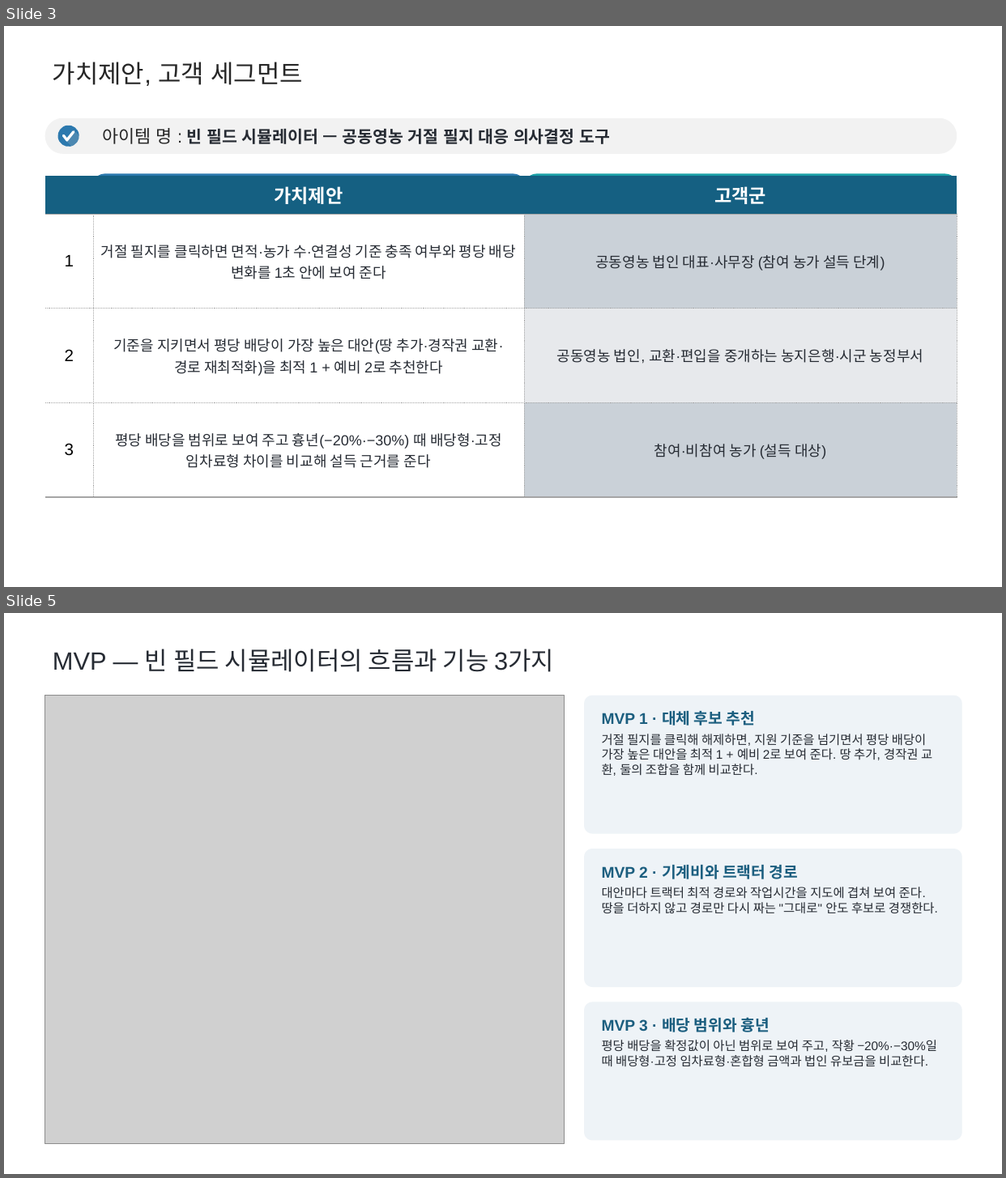
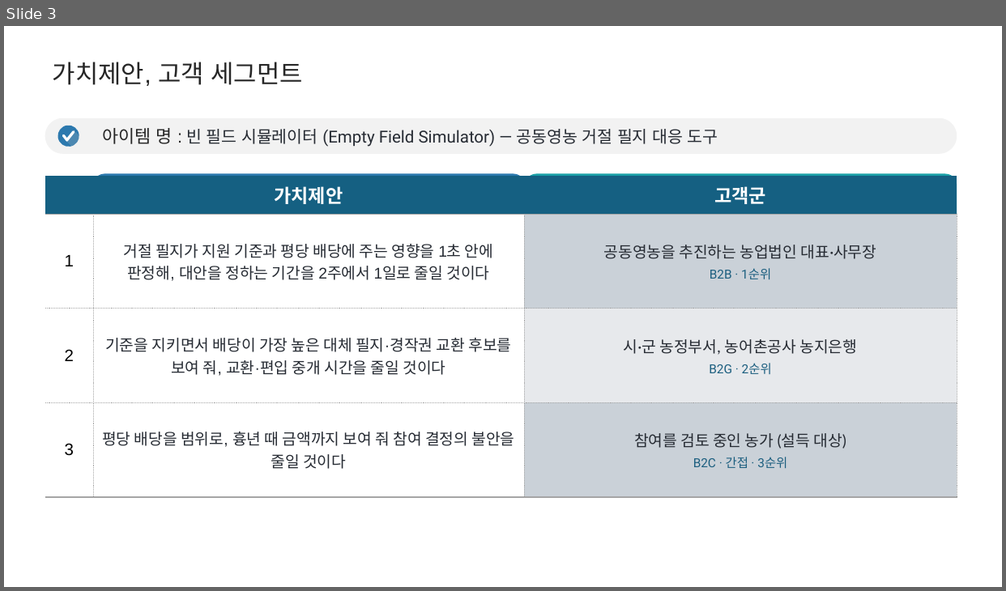
Before and after one commit to yean1234/Cooperative-farming-system, a slide deck: docs/공동영농_최종발표.pptx. Shown one above the other, each under a label of ours: slides 3 and 5 before the commit, slide 3 after it; the slides between them are not shown. The pictures are 1006x1178 and 1006x591 pixels, drawn with LibreOffice and Linux fonts; fonts in the diff are those of the drawing; grey boxes stand for pictures. Boxes give left, top, right and bottom in pixels: in the first picture for what was removed or moved away, otherwise in the second. Text is boxed around its words. In the diff, an @@ line names an element or a change of style, - is before the commit and + after.

```diff
--- a/docs/공동영농_최종발표.pptx
+++ b/docs/공동영농_최종발표.pptx
@@ slide 5 removed at <box>4,613,1002,1174</box>, background #FFFFFF @@
@@ text removed at <box>53,649,554,672</box> @@
-MVP — 빈 필드 시뮬레이터의 흐름과 기능 3가지
@@ picture removed at <box>45,696,564,1144</box> @@
@@ rounded rectangle removed at <box>584,696,962,834</box> @@
-MVP 1 · 대체 후보 추천
-거절 필지를 클릭해 해제하면, 지원 기준을 넘기면서 평당 배당이 가장 높은 대안을 최적 1 + 예비 2로 보여 준다. 땅 추가, 경작권 교환, 둘의 조합을 함께 비교한다.
@@ rounded rectangle removed at <box>584,849,962,987</box> @@
-MVP 2 · 기계비와 트랙터 경로
-대안마다 트랙터 최적 경로와 작업시간을 지도에 겹쳐 보여 준다. 땅을 더하지 않고 경로만 다시 짜는 "그대로" 안도 후보로 경쟁한다.
@@ rounded rectangle removed at <box>584,1003,962,1141</box> @@
-MVP 3 · 배당 범위와 흉년
-평당 배당을 확정값이 아닌 범위로 보여 주고, 작황 −20%·−30%일 때 배당형·고정 임차료형·혼합형 금액과 법인 유보금을 비교한다.
@@ slide 3 changed as well @@
@@ text in rounded rectangle at <box>102,128,718,147</box>: text changed; font Arial to Roboto; bold off @@
-아이템 명 : 빈 필드 시뮬레이터 — 공동영농 거절 필지 대응 의사결정 도구
+아이템 명 : 빈 필드 시뮬레이터 (Empty Field Simulator) — 공동영농 거절 필지 대응 도구
@@ table at <box>45,176,957,472</box> @@
-row 2, column 2: 거절 필지를 클릭하면 면적·농가 수·연결성 기준 충족 여부와 평당 배당 변화를 1초 안에 보여 준다
+row 2, column 2: 거절 필지가 지원 기준과 평당 배당에 주는 영향을 1초 안에 판정해, 대안을 정하는 기간을 2주에서 1일로 줄일 것이다
-row 2, column 3: 공동영농 법인 대표·사무장 (참여 농가 설득 단계)
+row 2, column 3: 공동영농을 추진하는 농업법인 대표·사무장 / B2B · 1순위
-row 3, column 2: 기준을 지키면서 평당 배당이 가장 높은 대안(땅 추가·경작권 교환·경로 재최적화)을 최적 1 + 예비 2로 추천한다
+row 3, column 2: 기준을 지키면서 배당이 가장 높은 대체 필지·경작권 교환 후보를 보여 줘, 교환·편입 중개 시간을 줄일 것이다
-row 3, column 3: 공동영농 법인, 교환·편입을 중개하는 농지은행·시군 농정부서
+row 3, column 3: 시·군 농정부서, 농어촌공사 농지은행 / B2G · 2순위
-row 4, column 2: 평당 배당을 범위로 보여 주고 흉년(−20%·−30%) 때 배당형·고정 임차료형 차이를 비교해 설득 근거를 준다
+row 4, column 2: 평당 배당을 범위로, 흉년 때 금액까지 보여 줘 참여 결정의 불안을 줄일 것이다
-row 4, column 3: 참여·비참여 농가 (설득 대상)
+row 4, column 3: 참여를 검토 중인 농가 (설득 대상) / B2C · 간접 · 3순위
```
Also in this commit, not shown: 4 other slides changed, 1 other slide removed.
